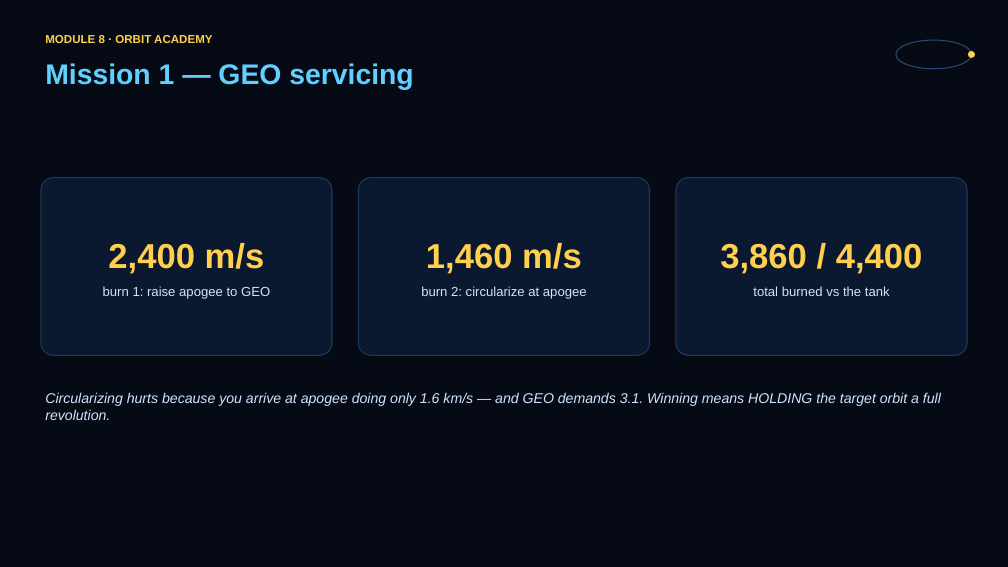
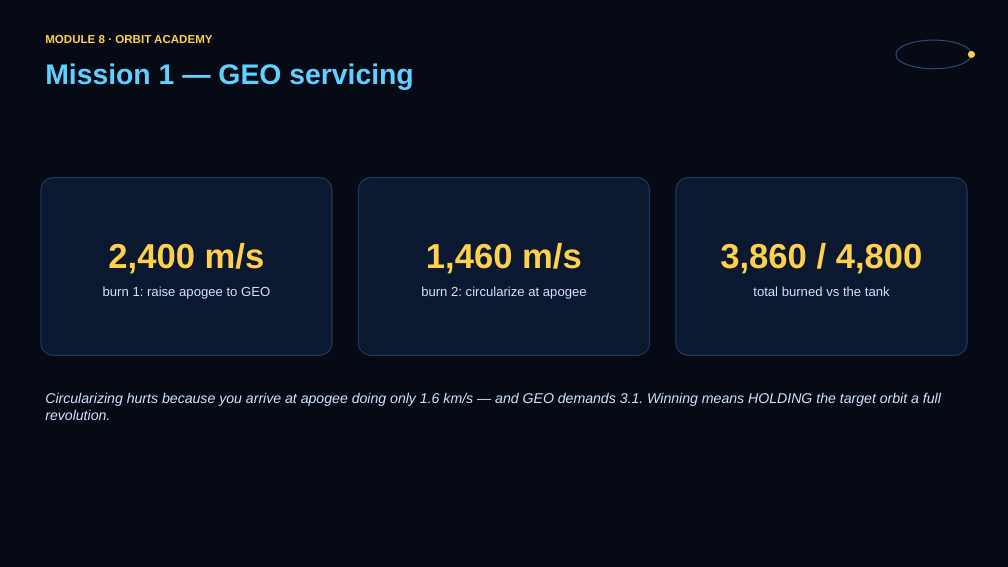
Before and after one commit to JASONSS26/orbit-academy, a slide deck: slide 3 of slides/module8.pptx. Drawn at 1008x567 pixels with LibreOffice and Linux fonts; fonts in the diff are those of the drawing. Boxes give left, top, right and bottom in pixels: in the first picture for what was removed or moved away, otherwise in the second. Text is boxed around its words. In the diff, an @@ line names an element or a change of style, - is before the commit and + after.

Commit message:
M8: budgets to 4,800/5,000 (+~10% again), FINE x0.1 trim thrust, ,/. warp keys in cockpit
- Budgets: GEO 4,400 -> 4,800 m/s (~940 margin, ~25% reserve); Moon 4,600 ->
  5,000 (~1,010). Worksheet 8, instructor guide (+regen), module-8 deck (5 text
  runs) all reconciled; no stale numbers (grep clean).
- New FINE x0.1 thrust toggle on the pad (or hold Shift): 50 m/s-per-second for
  station-keeping / gate-threading; at full rate the shortest tap was ~50 m/s.
  Cockpit tour + cheat sheet updated.
- ',' / '.' time-warp keys now work in the cockpit (scale the auto warp,
  0.125x..8x, reset each flight, current value flashed in the mission banner
  and visible in the console's warp readout).

```diff
--- a/slides/module8.pptx
+++ b/slides/module8.pptx
@@ text at box(720, 243, 923, 274): text changed @@
-3,860 / 4,400
+3,860 / 4,800
```
Also in this commit, not shown: 2 other slides changed, 8 other files.
